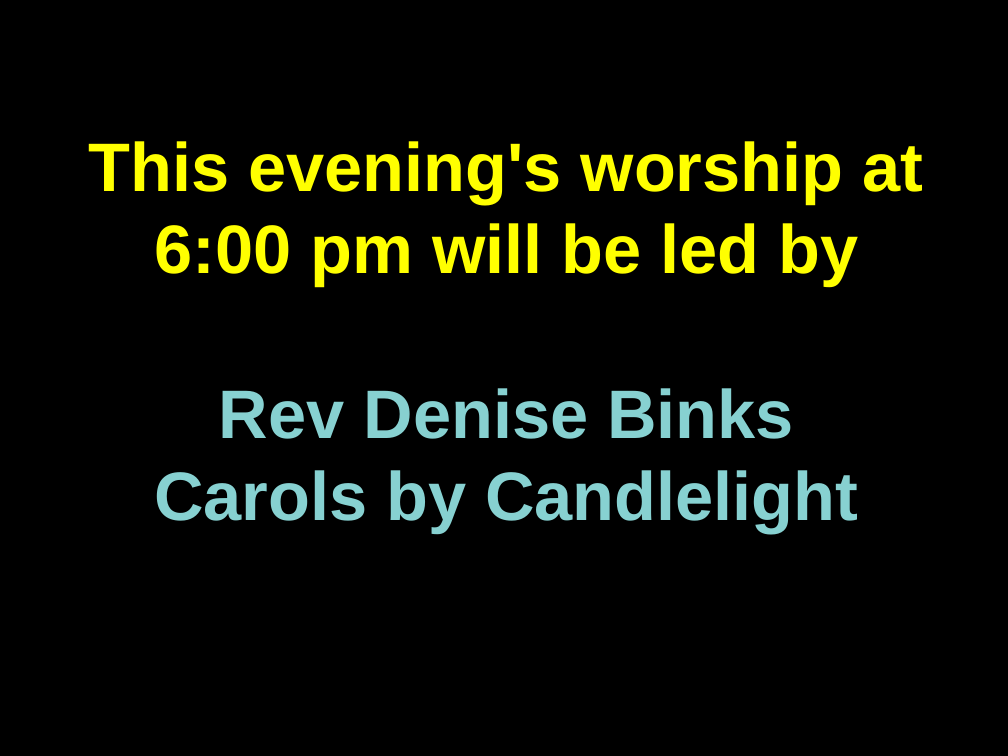
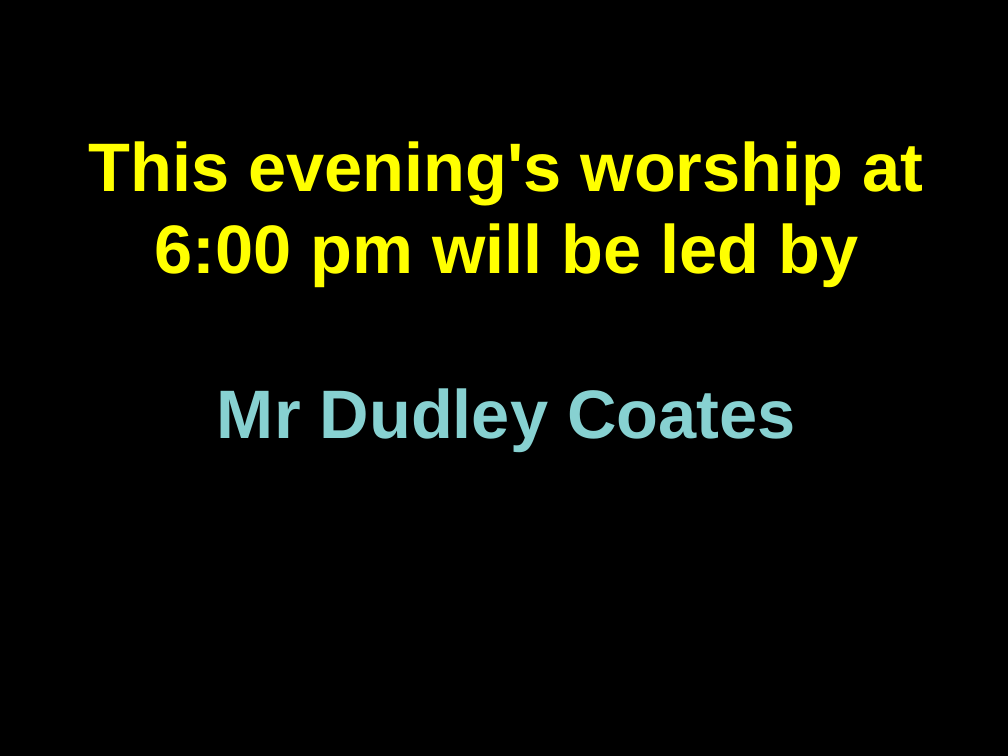
Before and after one commit to martinforsyth/bsuc-audio-visual, a slide deck: slide 4 of resources/presentations/impress/welcome.dark.background.odp (slide 3 before the commit). Drawn at 1008x756 pixels with LibreOffice and Linux fonts; fonts in the diff are those of the drawing. Boxes give left, top, right and bottom in pixels: in the first picture for what was removed or moved away, otherwise in the second. Text is boxed around its words. In the diff, an @@ line names an element or a change of style, - is before the commit and + after.

```diff
--- a/resources/presentations/impress/welcome.dark.background.odp
+++ b/resources/presentations/impress/welcome.dark.background.odp
@@ text at bbox=[217, 388, 796, 451]: text changed @@
-Rev Denise Binks
-Carols by Candlelight
+Mr Dudley Coates
```
Also in this commit, not shown: 11 other slides changed, 2 slides added, 5 slides removed, 1 other file.
